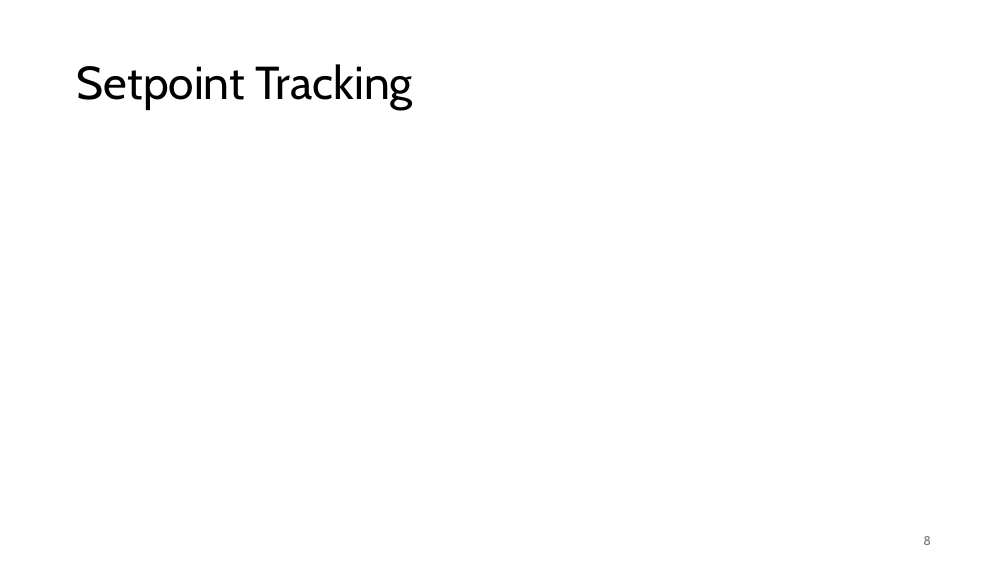
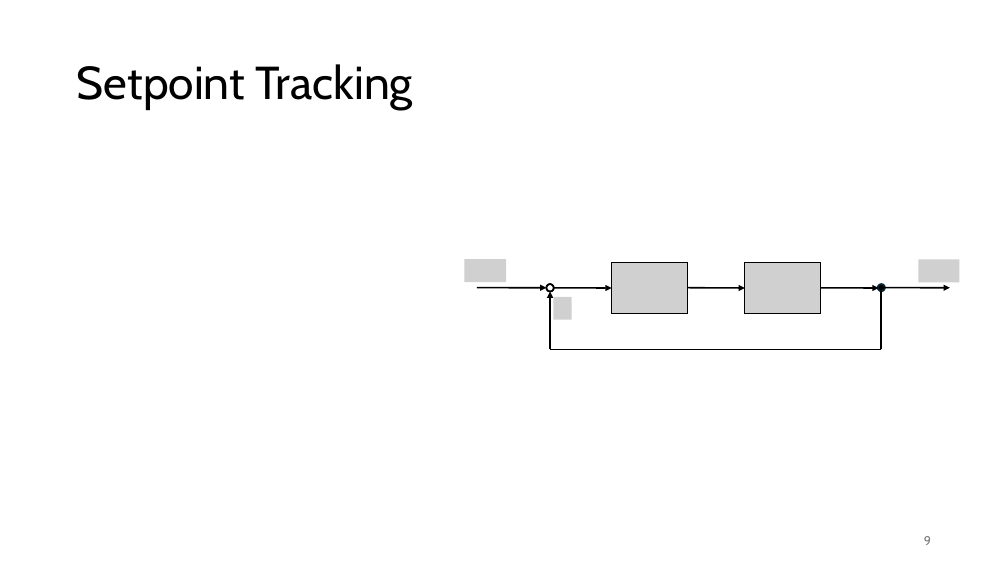
Before and after one commit to FelixWick/control_engineering, a slide deck: slide 9 of slides/5_controller_design.pptx (slide 8 before the commit). Drawn at 1008x567 pixels with LibreOffice and Linux fonts; fonts in the diff are those of the drawing; grey boxes stand for pictures. Boxes give left, top, right and bottom in pixels: in the first picture for what was removed or moved away, otherwise in the second. Text is boxed around its words. In the diff, an @@ line names an element or a change of style, - is before the commit and + after.

```diff
--- a/slides/5_controller_design.pptx
+++ b/slides/5_controller_design.pptx
@@ group added at (x1=464, y1=259, x2=960, y2=349): 6 arrows, 5 pictures, 2 lines, 1 ellipse, 1 donut @@
@@ page number at (x1=924, y1=536, x2=931, y2=545): text changed @@
-8
+9
```
Also in this commit, not shown: 12 other slides changed, 9 slides added, 4 other files.
